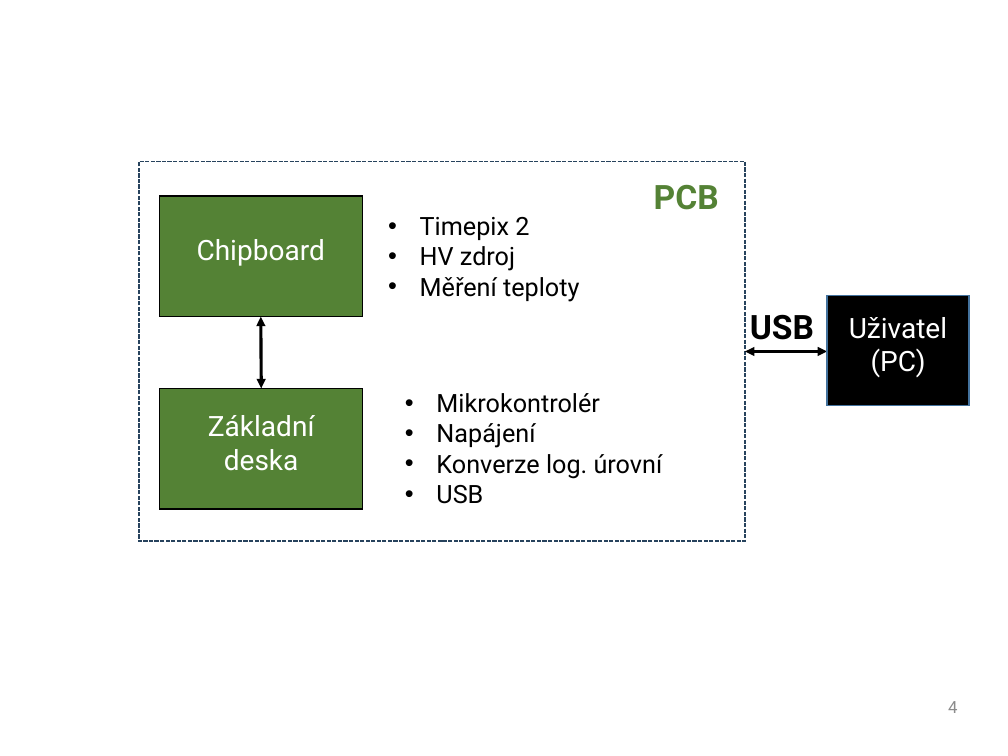
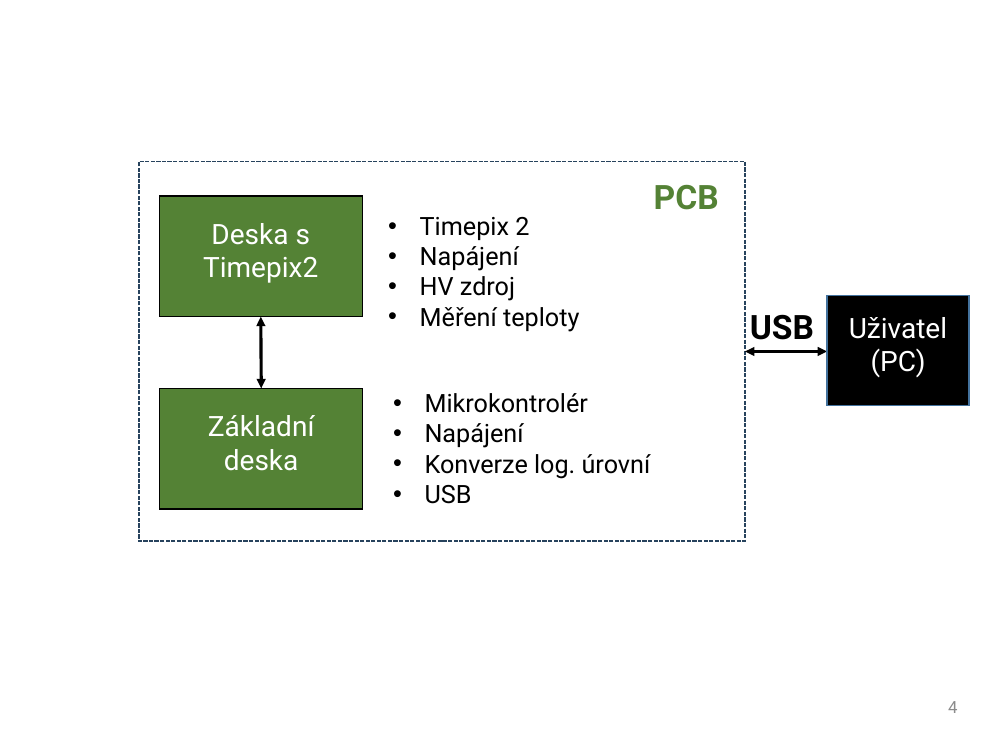
Before and after one commit to opavlas/Diplomka, a slide deck: slide 4 of Prezentace/diplomka_diagramy.pptx. Drawn at 1008x756 pixels with LibreOffice and Linux fonts; fonts in the diff are those of the drawing; background and template pictures are left out. Boxes give left, top, right and bottom in pixels: in the first picture for what was removed or moved away, otherwise in the second. Text is boxed around its words. In the diff, an @@ line names an element or a change of style, - is before the commit and + after.

```diff
--- a/Prezentace/diplomka_diagramy.pptx
+++ b/Prezentace/diplomka_diagramy.pptx
@@ text in rectangle at bbox=[203, 223, 318, 283]: text changed @@
-Chipboard
+Deska s Timepix2
@@ text at bbox=[420, 246, 519, 271]: paragraph added @@
+• Napájení
@@ text "Mikrokontrolér": place and size @@
-text "Mikrokontrolér" at bbox=[436, 393, 663, 504]
+text "Mikrokontrolér" at bbox=[425, 393, 651, 504]
```
Also in this commit, not shown: 20 other files.
